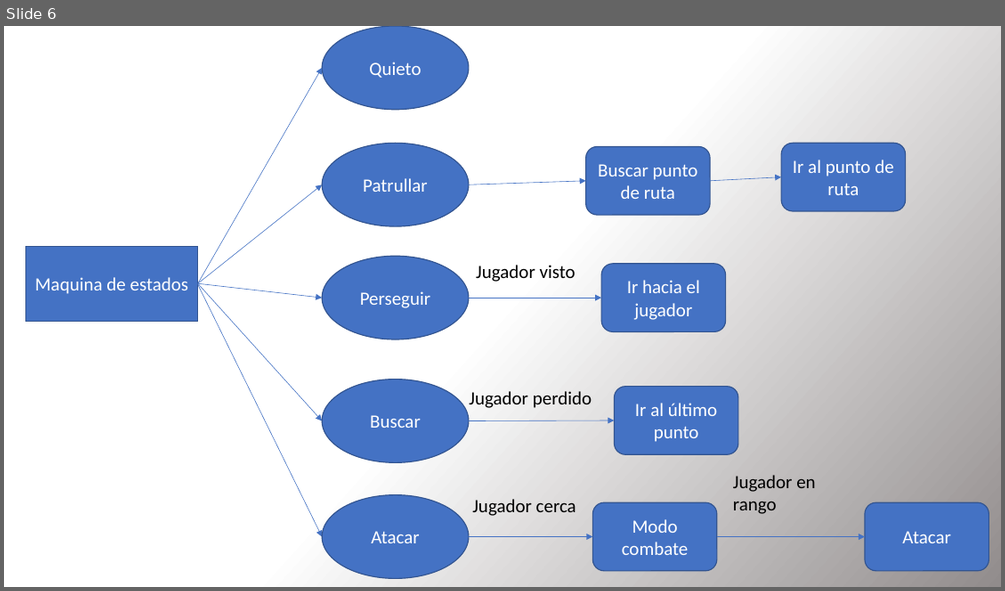
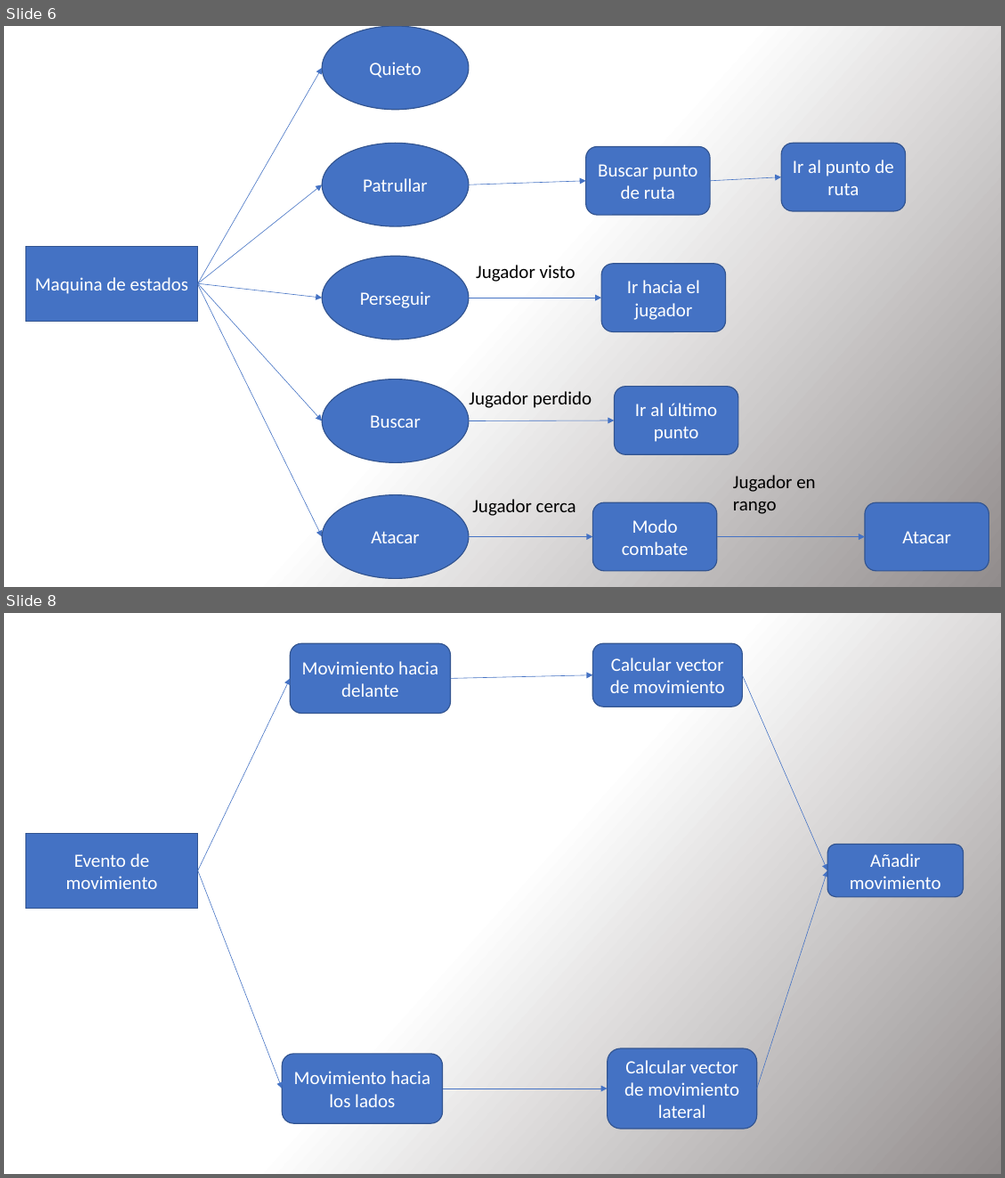
Before and after one commit to DavidBrando/FuturoImperfecto, a slide deck: DOCUMENTOS/pruebas.pptx. Shown one above the other, each under a label of ours: slide 6 before the commit, slides 6 and 8 after it; the slides between them are not shown. The pictures are 1005x591 and 1005x1178 pixels, drawn with LibreOffice and Linux fonts; fonts in the diff are those of the drawing. Boxes give left, top, right and bottom in pixels: in the first picture for what was removed or moved away, otherwise in the second. Text is boxed around its words. In the diff, an @@ line names an element or a change of style, - is before the commit and + after.

```diff
--- a/DOCUMENTOS/pruebas.pptx
+++ b/DOCUMENTOS/pruebas.pptx
@@ slide 8 added at box(4, 613, 1001, 1174), background gradient #FFFFFF to #918D8D @@
@@ rounded rectangle added at box(291, 643, 451, 714), fill #4472C4, outline #325491 1 pt, 18 pt, text #FFFFFF @@
+Movimiento hacia delante
@@ rounded rectangle added at box(592, 643, 742, 706), fill #4472C4, outline #325491 1 pt, 18 pt, text #FFFFFF @@
+Calcular vector de movimiento
@@ arrow added from (198, 870) to (291, 678), #4472C4 0.5 pt @@
@@ arrow added from (451, 678) to (592, 675), #4472C4 0.5 pt @@
@@ arrow added from (742, 675) to (827, 870), #4472C4 0.5 pt @@
@@ rectangle added at box(25, 833, 198, 908), fill #4472C4, outline #325491 1 pt, 18 pt, text #FFFFFF @@
+Evento de movimiento
@@ rounded rectangle added at box(827, 844, 963, 897), fill #4472C4, outline #325491 1 pt, 18 pt, text #FFFFFF @@
+Añadir movimiento
@@ arrow added from (198, 870) to (283, 1088), #4472C4 0.5 pt @@
@@ arrow added from (757, 1088) to (827, 870), #4472C4 0.5 pt @@
@@ rounded rectangle added at box(283, 1054, 443, 1123), fill #4472C4, outline #325491 1 pt, 18 pt, text #FFFFFF @@
+Movimiento hacia los lados
@@ rounded rectangle added at box(607, 1048, 757, 1128), fill #4472C4, outline #325491 1 pt, 18 pt, text #FFFFFF @@
+Calcular vector de movimiento lateral
@@ arrow added from (442, 1088) to (607, 1088), #4472C4 0.5 pt @@
```
Also in this commit, not shown: 2 other slides added, 43 other files.
